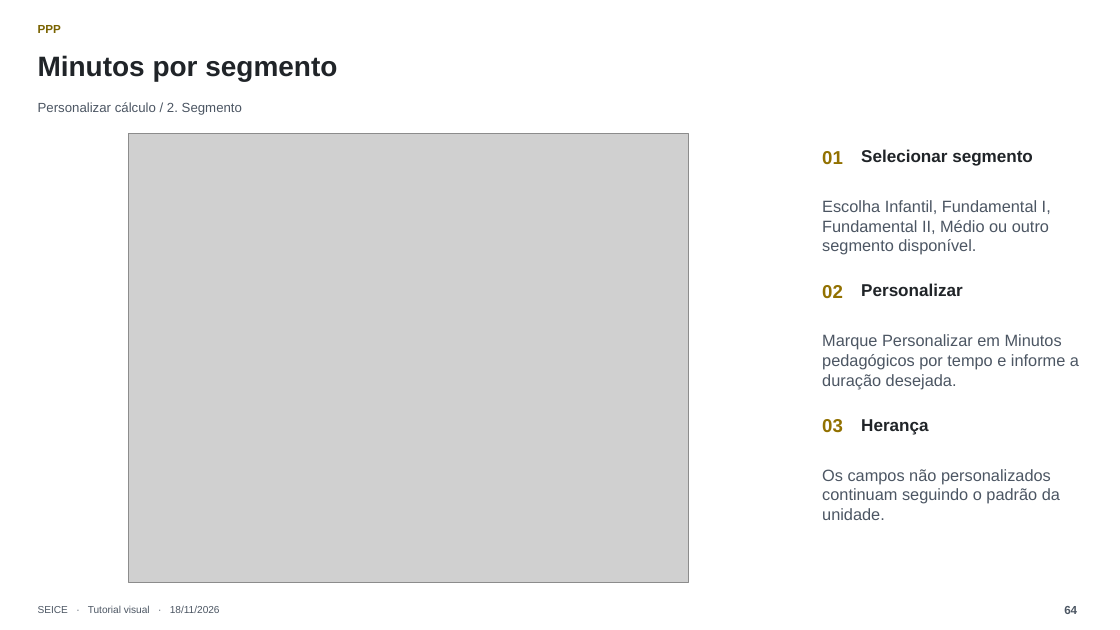
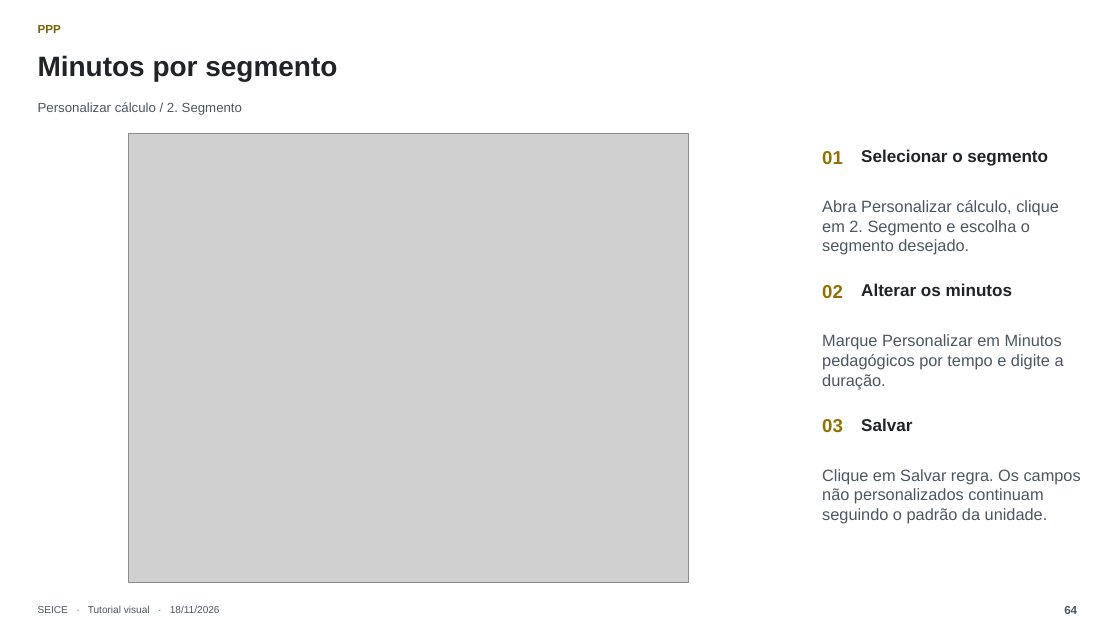
Before and after one commit to joaodorast/seice-horarios, a slide deck: slide 64 of docs/tutorial/SEICE-Tutorial-Completo-2026-11-18.pptx. Drawn at 1120x630 pixels with LibreOffice and Linux fonts; fonts in the diff are those of the drawing; grey boxes stand for pictures. Boxes give left, top, right and bottom in pixels: in the first picture for what was removed or moved away, otherwise in the second. Text is boxed around its words. In the diff, an @@ line names an element or a change of style, - is before the commit and + after.

```diff
--- a/docs/tutorial/SEICE-Tutorial-Completo-2026-11-18.pptx
+++ b/docs/tutorial/SEICE-Tutorial-Completo-2026-11-18.pptx
@@ text at (x1=861, y1=149, x2=1048, y2=166): text changed @@
-Selecionar segmento
+Selecionar o segmento
@@ text at (x1=822, y1=200, x2=1059, y2=255): text changed @@
-Escolha Infantil, Fundamental I, Fundamental II, Médio ou outro segmento disponível.
+Abra Personalizar cálculo, clique em 2. Segmento e escolha o segmento desejado.
@@ text at (x1=861, y1=283, x2=1012, y2=296): text changed @@
-Personalizar
+Alterar os minutos
@@ text at (x1=822, y1=334, x2=1064, y2=389): text changed @@
-Marque Personalizar em Minutos pedagógicos por tempo e informe a duração desejada.
+Marque Personalizar em Minutos pedagógicos por tempo e digite a duração.
@@ text at (x1=861, y1=418, x2=912, y2=431): text changed @@
-Herança
+Salvar
@@ text at (x1=822, y1=469, x2=1081, y2=524): text changed @@
-Os campos não personalizados continuam seguindo o padrão da unidade.
+Clique em Salvar regra. Os campos não personalizados continuam seguindo o padrão da unidade.
```
Also in this commit, not shown: 28 other slides changed, 1 slide removed.
